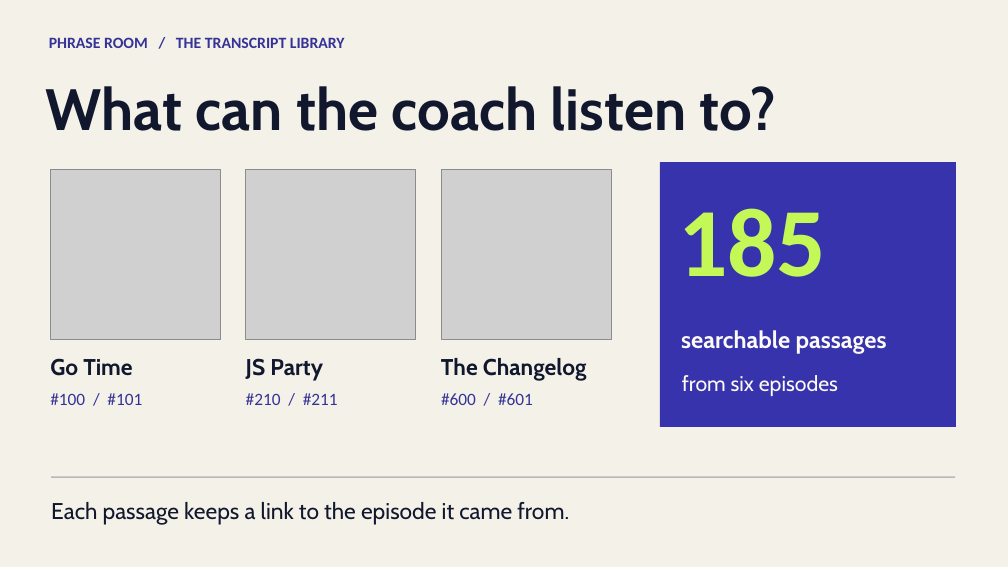
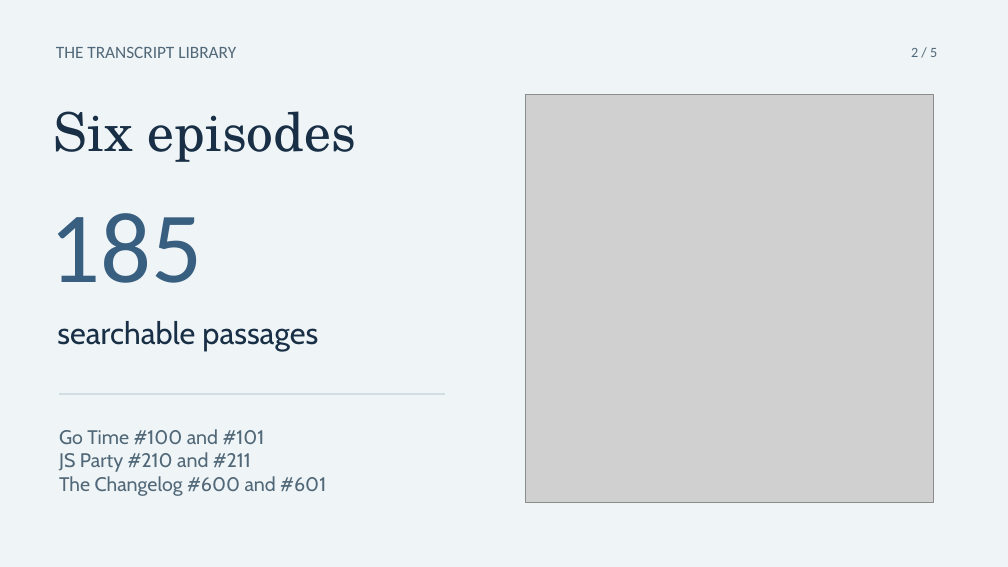
Before and after one commit to Xyu-Chern/English_Coach, a slide deck: slide 2 of docs/presentation/Phrase-Room-demo.pptx. Drawn at 1008x567 pixels with LibreOffice and Linux fonts; fonts in the diff are those of the drawing; grey boxes stand for pictures. Boxes give left, top, right and bottom in pixels: in the first picture for what was removed or moved away, otherwise in the second. Text is boxed around its words. In the diff, an @@ line names an element or a change of style, - is before the commit and + after.

Commit message:
Redesign the Phrase Room talk with pale blue technical illustrations

```diff
--- a/docs/presentation/Phrase-Room-demo.pptx
+++ b/docs/presentation/Phrase-Room-demo.pptx
@@ background #F4F1E9 to #EFF4F7 @@
@@ text at <box>56,47,236,58</box>: text changed; size 15 to 16.5 pt; text colour #353397 to #516878; bold off @@
-PHRASE ROOM / THE TRANSCRIPT LIBRARY
+THE TRANSCRIPT LIBRARY
@@ text added at <box>911,48,937,57</box>, 13.5 pt, text #516878 @@
+2 / 5
@@ text removed at <box>46,86,777,131</box> @@
-What can the coach listen to?
@@ text at <box>54,111,356,162</box>: text changed; size 20.2 to 51 pt; font Cabin to TeX Gyre Schola; text colour #FCFAF5 to #182F45 @@
-from six episodes
+Six episodes
@@ picture added at <box>526,95,934,503</box> @@
@@ picture removed at <box>51,169,221,340</box> @@
@@ picture removed at <box>246,169,416,340</box> @@
@@ picture removed at <box>441,169,611,340</box> @@
@@ rectangle removed at <box>660,163,957,427</box> @@
@@ text "185": place and size @@
-text "185" at <box>678,208,826,277</box>
+text "185" at <box>50,213,203,283</box>
@@ text "185" at <box>50,213,203,283</box>: size 93 to 96 pt, text colour #C4F856 to #395F80, bold off @@
@@ text "searchable passages": place and size @@
-text "searchable passages" at <box>681,330,887,354</box>
+text "searchable passages" at <box>57,321,318,351</box>
@@ text "searchable passages" at <box>57,321,318,351</box>: size 22.5 to 29.2 pt, text colour #FCFAF5 to #182F45, bold off @@
@@ text removed at <box>50,358,132,376</box> @@
-Go Time
@@ text removed at <box>246,358,323,381</box> @@
-JS Party
@@ text removed at <box>441,358,587,381</box> @@
-The Changelog
@@ text removed at <box>50,393,142,405</box> @@
-#100 / #101
@@ rectangle added at <box>59,394,445,395</box>, fill #9CB1BF @@
@@ text removed at <box>441,393,533,405</box> @@
-#600 / #601
@@ text at <box>59,429,326,496</box>: text changed; size 16.5 to 18.8 pt; font Calibri to Cabin; text colour #353397 to #516878 @@
-#210 / #211
+Go Time #100 and #101
+JS Party #210 and #211
+The Changelog #600 and #601
@@ rectangle removed at <box>51,476,956,478</box> @@
@@ text removed at <box>51,502,569,525</box> @@
-Each passage keeps a link to the episode it came from.
```
Also in this commit, not shown: 3 other slides changed, 1 slide added, 1 slide removed, 1 other file.
